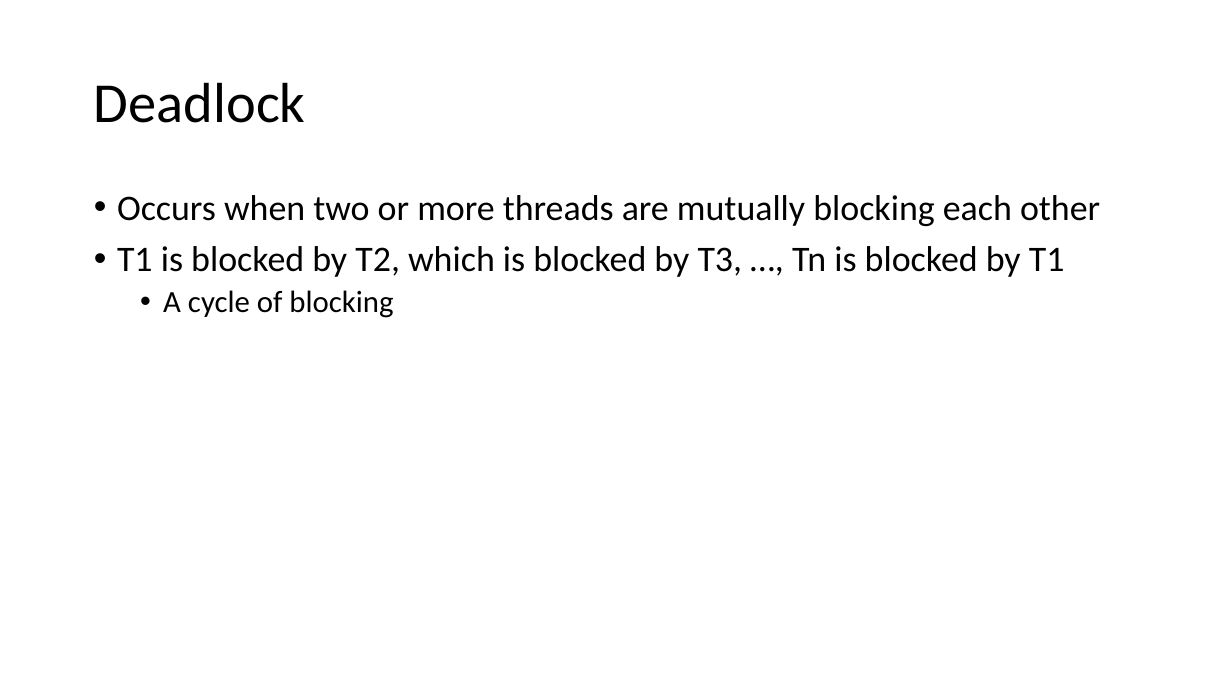
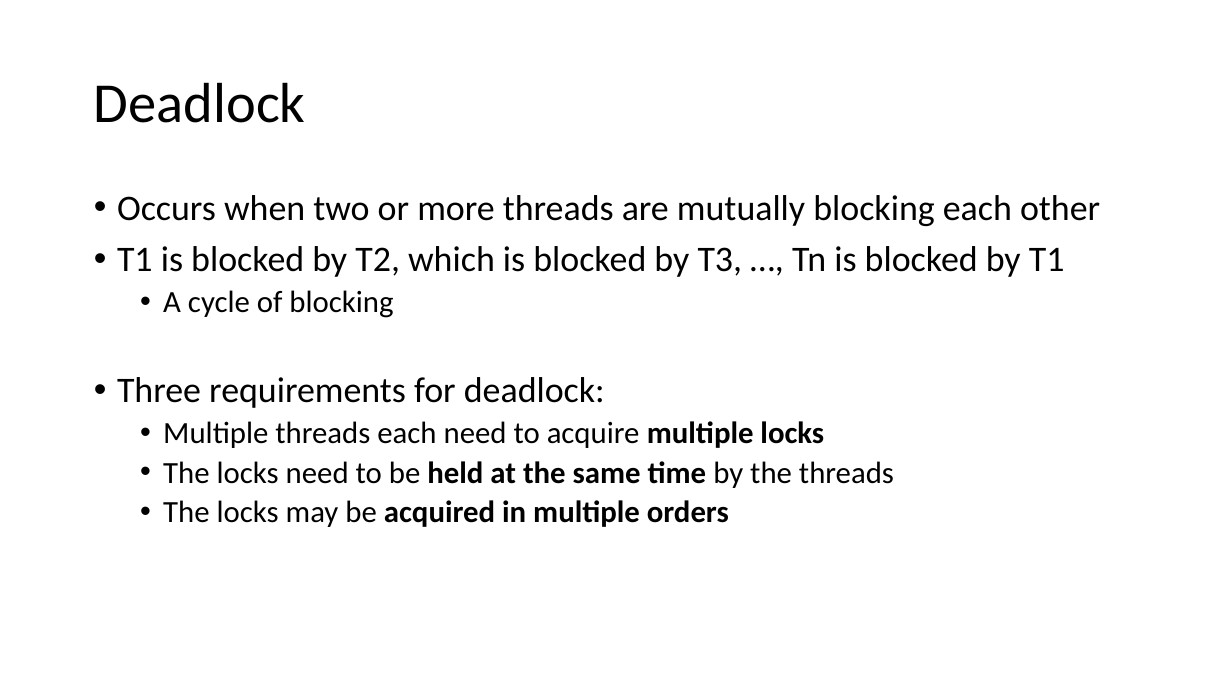
Before and after one commit to natebrunelle/cse332, a slide deck: slide 27 of markdown/files/slides/lecture20_concurrency2.pptx (slide 24 before the commit). Drawn at 1232x693 pixels with LibreOffice and Linux fonts; fonts in the diff are those of the drawing. Boxes give left, top, right and bottom in pixels: in the first picture for what was removed or moved away, otherwise in the second. Text is boxed around its words. In the diff, an @@ line names an element or a change of style, - is before the commit and + after.

```diff
--- a/markdown/files/slides/lecture20_concurrency2.pptx
+++ b/markdown/files/slides/lecture20_concurrency2.pptx
@@ text at <box>117,377,894,527</box>: paragraphs added @@
+• Three requirements for deadlock:
+  • Multiple threads each need to acquire multiple locks
+  • The locks need to be held at the same time by the threads
+  • The locks may be acquired in multiple orders
```
Also in this commit, not shown: 26 other slides changed, 5 slides added, 2 slides removed, 12 other files.
